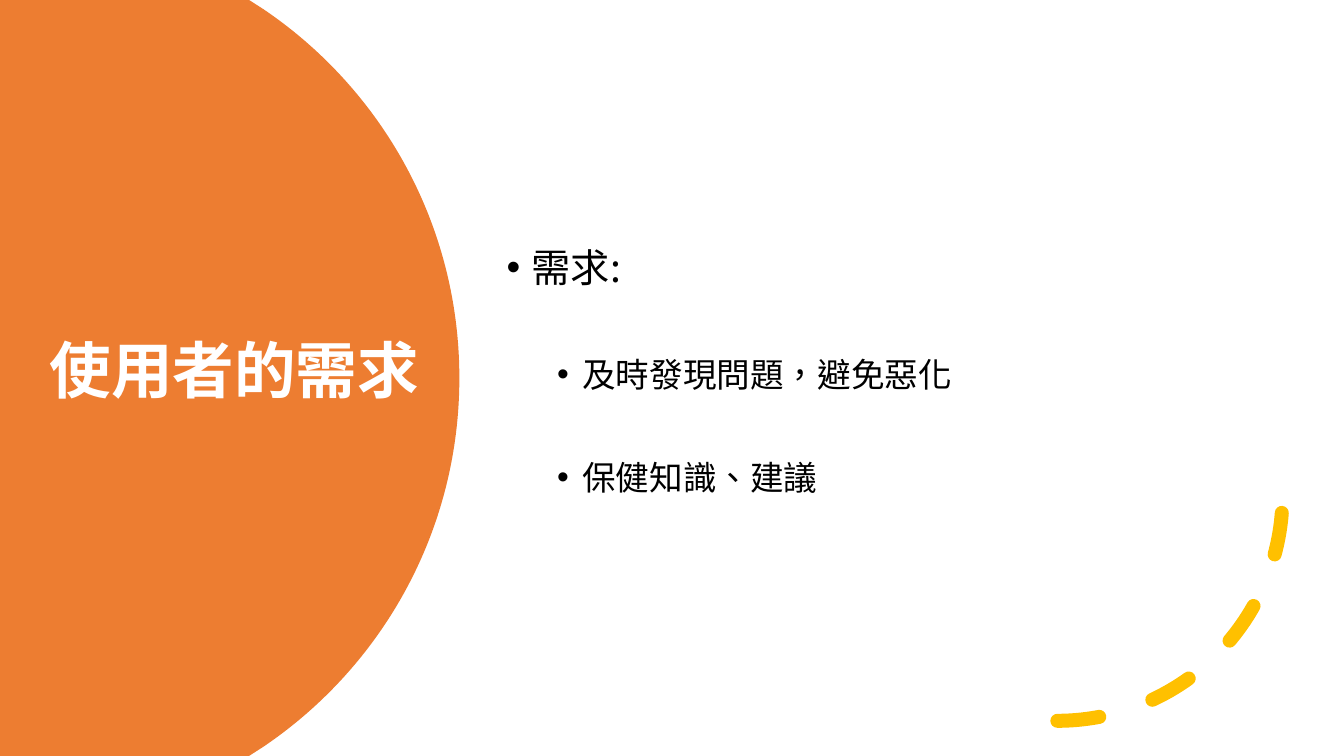
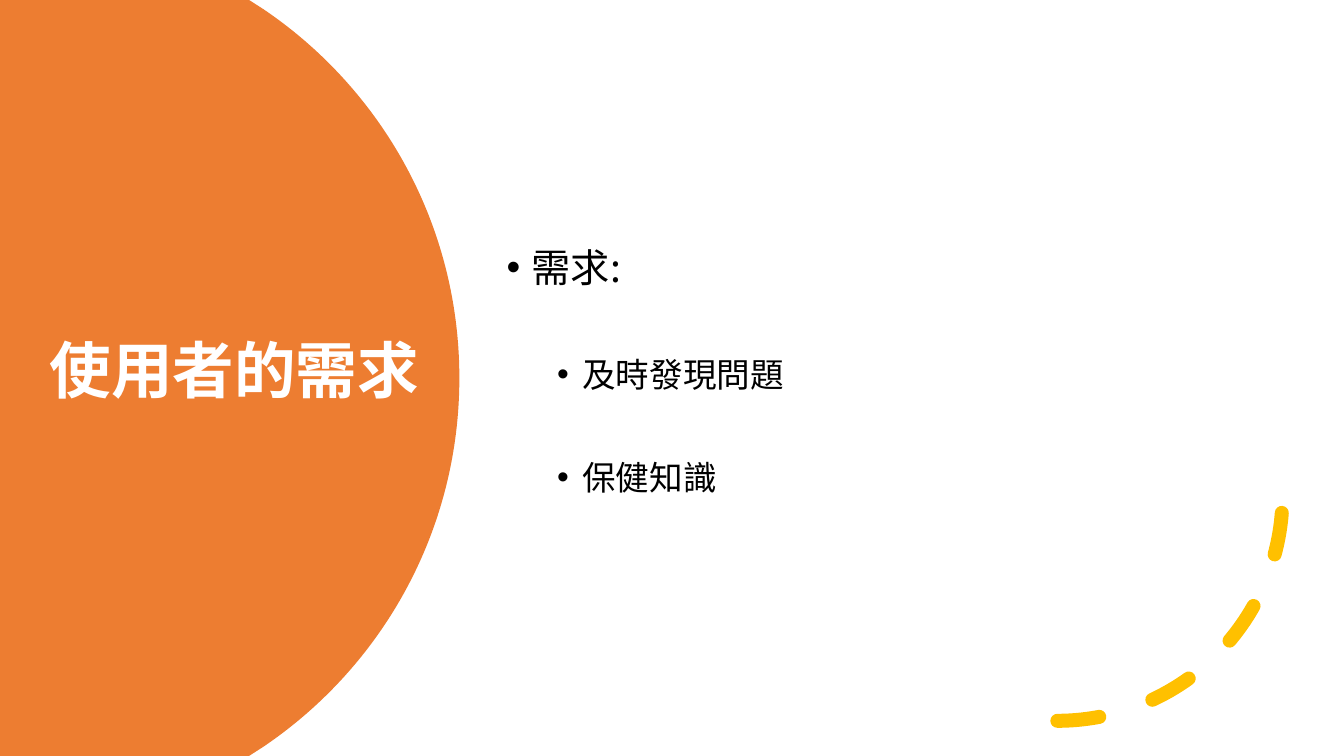
Before and after one commit to michaelchen1225/-, a slide deck: slide 9 of 整合/報告/產品報告.pptx. Drawn at 1344x756 pixels with LibreOffice and Linux fonts; fonts in the diff are those of the drawing. Boxes give left, top, right and bottom in pixels: in the first picture for what was removed or moved away, otherwise in the second. Text is boxed around its words. In the diff, an @@ line names an element or a change of style, - is before the commit and + after.

```diff
--- a/整合/報告/產品報告.pptx
+++ b/整合/報告/產品報告.pptx
@@ text at bbox=[582, 358, 784, 493]: text changed @@
-  • 及時發現問題，避免惡化
-  • 保健知識、建議
+  • 及時發現問題
+  • 保健知識
```
Also in this commit, not shown: 5 other slides changed, 1 slide added, 1 slide removed, 1 other file.
